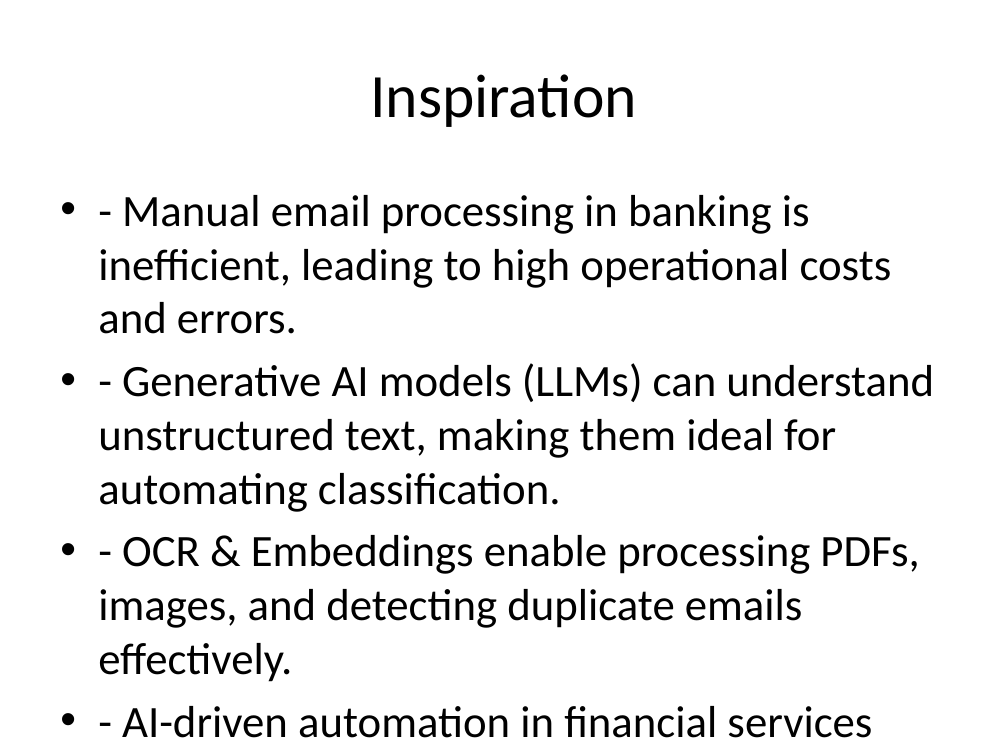
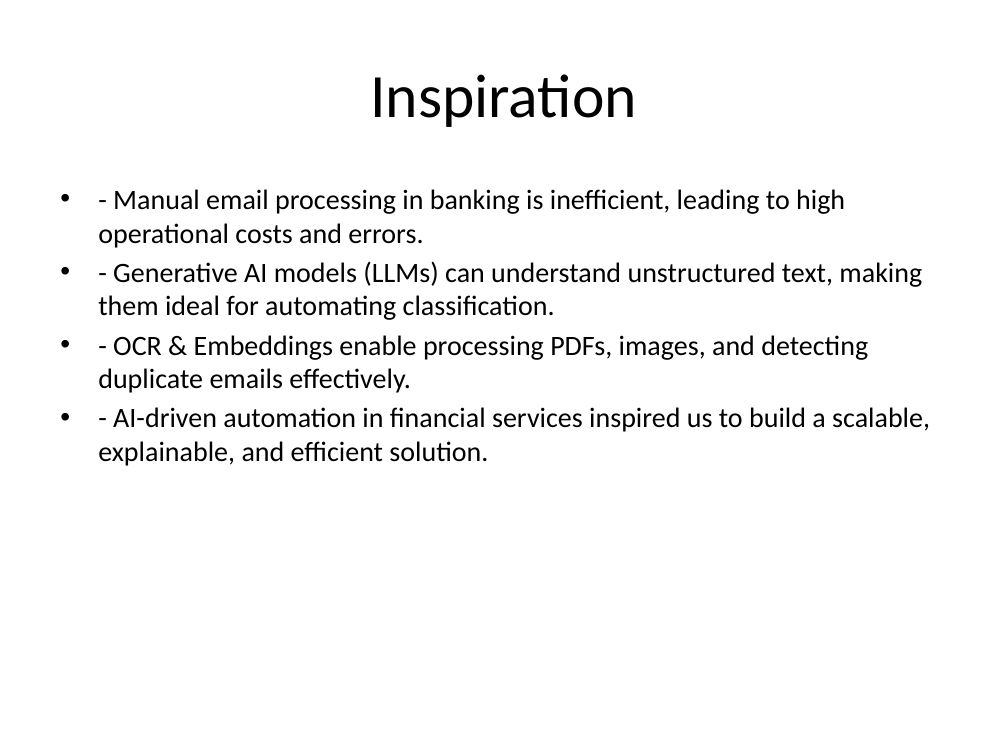
Before and after one commit to ewfx/gaied-ai-sparklers, a slide deck: slide 3 of artifacts/arch/AI_Email_Classification_Presentation.pptx. Drawn at 1008x756 pixels with LibreOffice and Linux fonts; fonts in the diff are those of the drawing. Boxes give left, top, right and bottom in pixels: in the first picture for what was removed or moved away, otherwise in the second. Text is boxed around its words. In the diff, an @@ line names an element or a change of style, - is before the commit and + after.

```diff
--- a/artifacts/arch/AI_Email_Classification_Presentation.pptx
+++ b/artifacts/arch/AI_Email_Classification_Presentation.pptx
@@ text "- Manual email processing in ..." at [98, 189, 930, 466]: size 32 to 20 pt; less space between paragraphs @@
```
Also in this commit, not shown: 4 other slides changed, 1 slide added, 4 slides removed, 2 other files.
